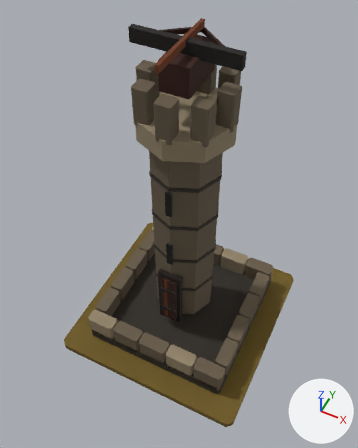
What one commit did to the glTF model art/ballista_t2/ballista_t2.glb.
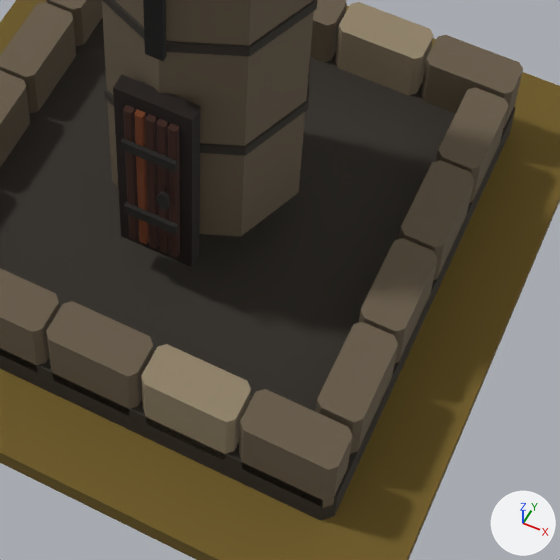
Each version appears first whole from a 50 mm camera at (0.862, -1.811, 3.23) aimed at (-0.01, -0.067, 1.049), and next in a close-up on the part from 35% to 79% of the width and 55% to 91% of the height. Arrows for +X, +Y and +Z are at lower right; the lights stay in place. The older version's two pictures come first.

In view in the first close-up: 'MMR | ballista | T02 Architecture.001', 'MMR | ballista | Tier 02 Ground.001'.
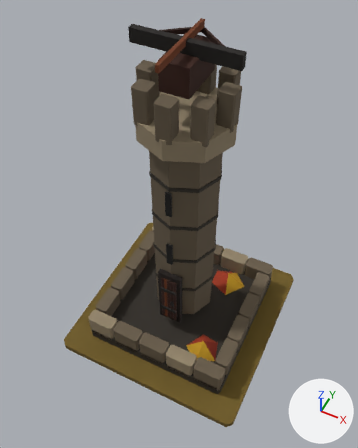
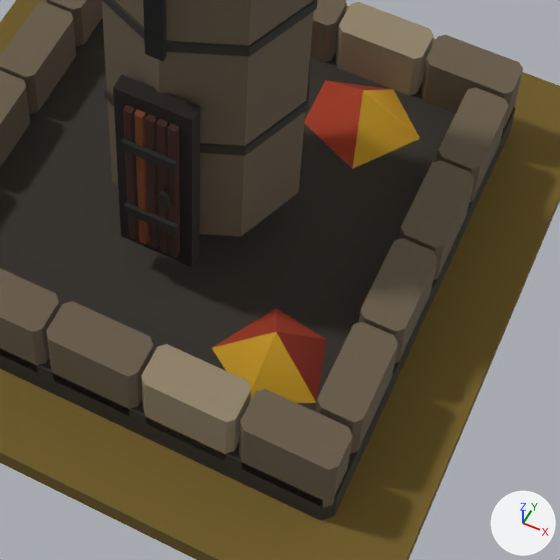
The change, as JSON lines over the scene's bpy script:
```json
{"op": "add", "block": "me_mmr___ballista___t02_autumn_dressing_001", "code": ["me_mmr___ballista___t02_autumn_dressing_001 = bpy.data.meshes.new('MMR | ballista | T02 Autumn Dressing.001')", "me_mmr___ballista___t02_autumn_dressing_001.from_pydata(...)  # 18 vertices, 15 faces; spans x -0.388..0.399, y -0.395..0.416, z 0.085..0.185", "me_mmr___ballista___t02_autumn_dressing_001.materials.append(mat_mmr___shared_palette_atlas)  # picture img_mmr_shared_color_palette_64"]}
{"op": "add", "block": "ob_mmr___ballista___t02_autumn_dressing_001", "code": ["ob_mmr___ballista___t02_autumn_dressing_001 = bpy.data.objects.new('MMR | ballista | T02 Autumn Dressing.001', me_mmr___ballista___t02_autumn_dressing_001)", "ob_mmr___ballista___t02_autumn_dressing_001.location = (0.0, 0.0, 0.05)"]}
```

What differs and where, as boxes (x1, y1, x2, y2) in the close-ups (560 x 560 px):
```json
{"object": "MMR | ballista | T02 Autumn Dressing.001", "change": "added", "after": [103, 38, 420, 403]}
```
